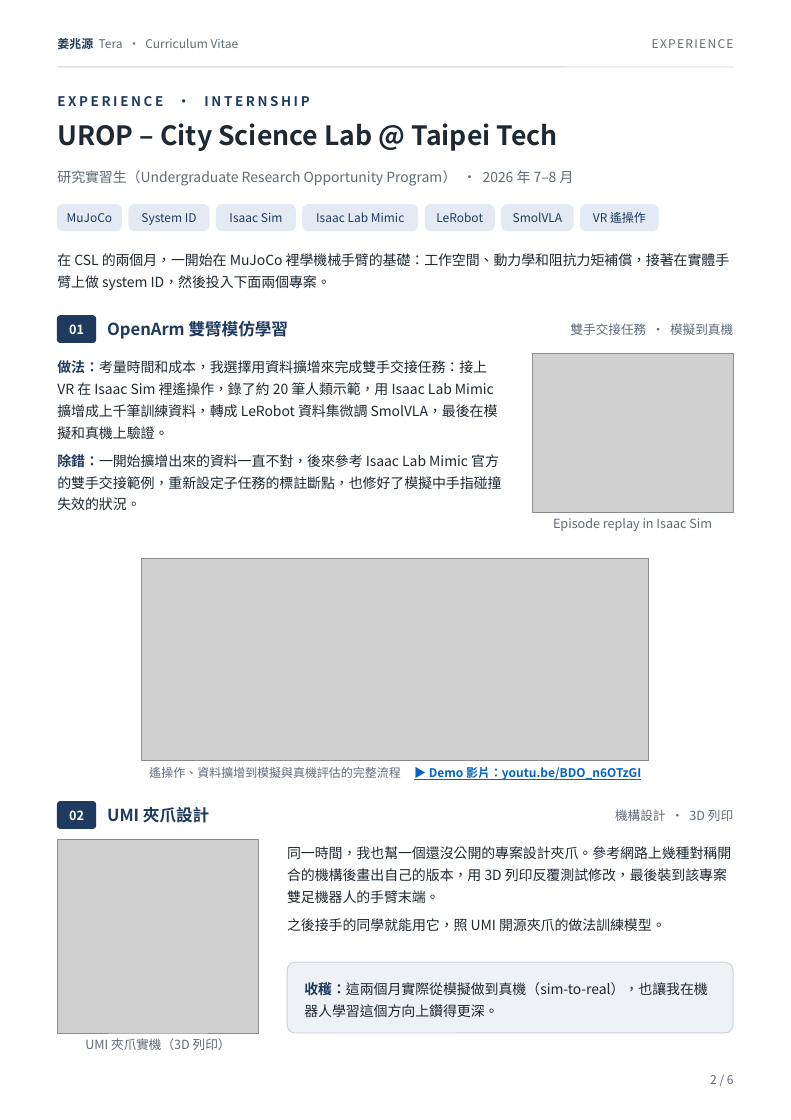
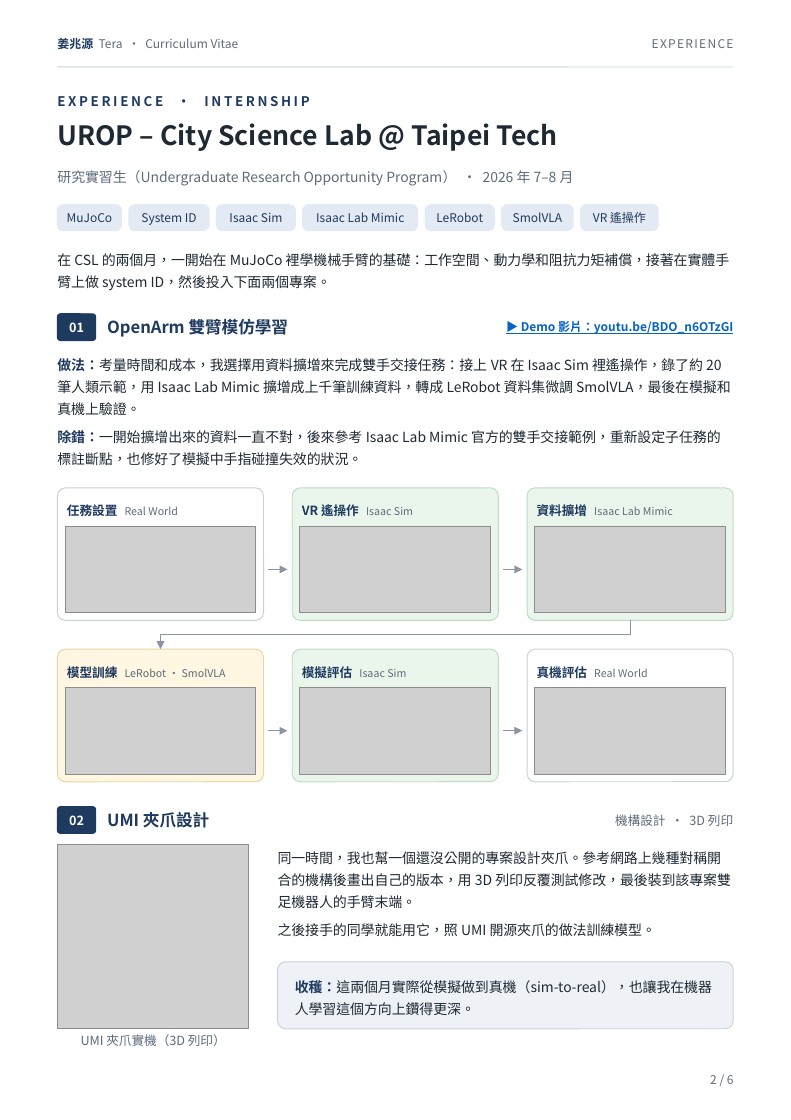
Before and after one commit to tera0406/tera.github.io, a slide deck: slide 2 of CV_updated.pptx. Drawn at 791x1120 pixels with LibreOffice and Linux fonts; fonts in the diff are those of the drawing; grey boxes stand for pictures. Boxes give left, top, right and bottom in pixels: in the first picture for what was removed or moved away, otherwise in the second. Text is boxed around its words. In the diff, an @@ line names an element or a change of style, - is before the commit and + after.

```diff
--- a/CV_updated.pptx
+++ b/CV_updated.pptx
@@ text at box(521, 320, 733, 334): text changed; size 9.5 to 9 pt; text colour #5F6B7A to #0563C1; bold on @@
-雙手交接任務 · 模擬到真機
+▶ Demo 影片：youtu.be/BDO_n6OTzGI
@@ text "做法：考量時間和成本，我選擇用資料擴增來完成雙手交接任務：接上 VR 在 Isaac Sim ..." rewrapped from box(57, 360, 501, 510) to box(57, 358, 731, 465) @@
@@ picture removed at box(532, 354, 734, 513) @@
@@ text removed at box(553, 518, 712, 531) @@
-Episode replay in Isaac Sim
@@ picture removed at box(142, 559, 649, 761) @@
@@ group added at box(57, 488, 734, 783): 6 rounded rectangles, 6 texts, 6 pictures, 4 arrows, 1 freeform shape @@
+任務設置 Real World
+VR 遙操作 Isaac Sim
+資料擴增 Isaac Lab Mimic
+模型訓練 LeRobot · SmolVLA
+模擬評估 Isaac Sim
+真機評估 Real World
@@ text removed at box(149, 766, 641, 780) @@
-遙操作、資料擴增到模擬與真機評估的完整流程 ▶ Demo 影片：youtu.be/BDO_n6OTzGI
@@ 3 texts, 1 rounded rectangle: place and size @@
-3 texts, 1 rounded rectangle at box(57, 802, 733, 829)
+3 texts, 1 rounded rectangle at box(57, 807, 733, 834)
@@ picture: place and size @@
-picture at box(57, 841, 259, 1034)
+picture at box(57, 846, 249, 1029)
@@ text "同一時間，我也幫一個還沒公開的專案設計夾爪。參考網路上幾種對稱開合的機構後畫出自己的版本，用 3D 列印反覆測試修改，最 ..." rewrapped from box(287, 846, 731, 931) to box(278, 851, 731, 936) @@
@@ rounded rectangle: place and size @@
-rounded rectangle at box(287, 963, 734, 1034)
+rounded rectangle at box(278, 963, 734, 1030)
@@ text "收穫：這兩個月實際從模擬做到真機（sim-to-real），也讓我在機器人學習這個方向上鑽得更深。" rewrapped from box(304, 982, 707, 1017) to box(295, 980, 712, 1015) @@
@@ text "UMI 夾爪實機（3D 列印）": place and size @@
-text "UMI 夾爪實機（3D 列印）" at box(85, 1038, 231, 1050)
+text "UMI 夾爪實機（3D 列印）" at box(81, 1034, 226, 1046)
```
